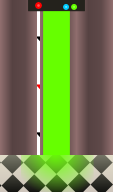
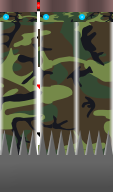
The second (113, 192) image is a revision of the first. Changes to its layers:
added layer "Spikefloor.png" above "CamoRight.png" over [0, 130, 113, 192]
added layer "CamoRight.png" above "CamoLeft.png" over [0, 0, 113, 192]
added layer "CamoLeft.png" above "CamoCentre.png" over [0, 0, 113, 192]
added layer "CamoCentre.png" above "CamoButton.png" over [0, 0, 113, 192]
added layer "CamoButton.png" above "BlueRight.png" over [0, 29, 113, 192]
added layer "BlueRight.png" above "BlueLeft.png" over [0, 0, 113, 192]
added layer "BlueLeft.png" above "BlueCentre.png" over [0, 0, 113, 192]
added layer "BlueCentre.png" above "BlueButton.png" over [0, 0, 113, 192]
added layer "BlueButton.png" above "YellowRight.png" over [0, 29, 113, 192]
added layer "YellowRight.png" above "YellowLeft.png" over [0, 0, 113, 192]
added layer "YellowLeft.png" above "YellowCentre.png" over [0, 0, 113, 192]
added layer "YellowCentre.png" above "YellowButton.png" over [0, 0, 113, 192]
added layer "YellowButton.png" above "goallight.png" over [0, 29, 113, 192]
